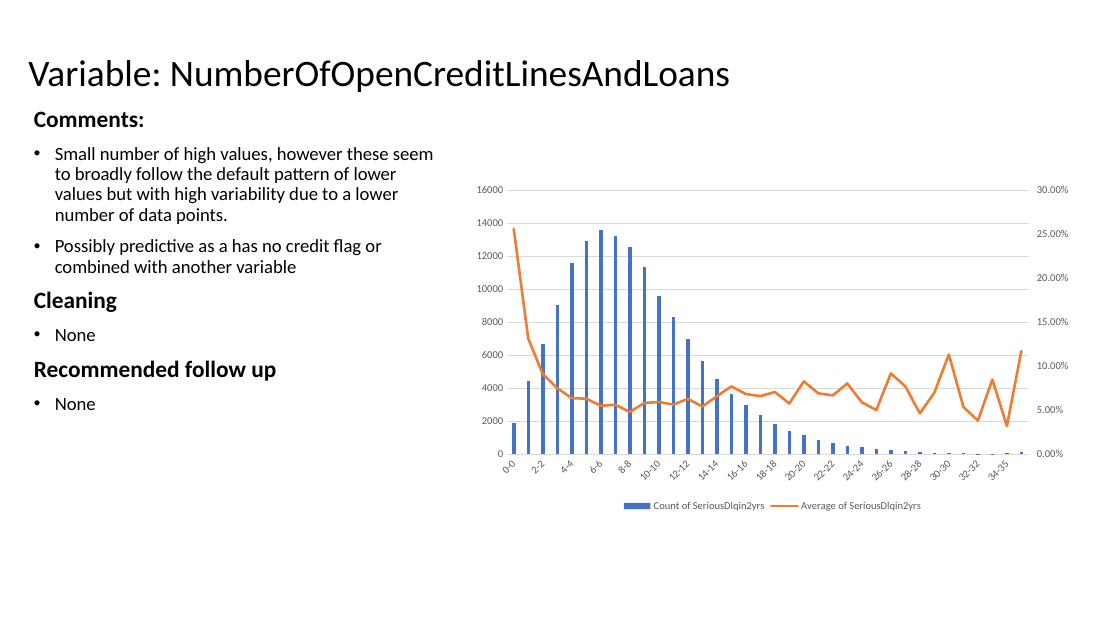
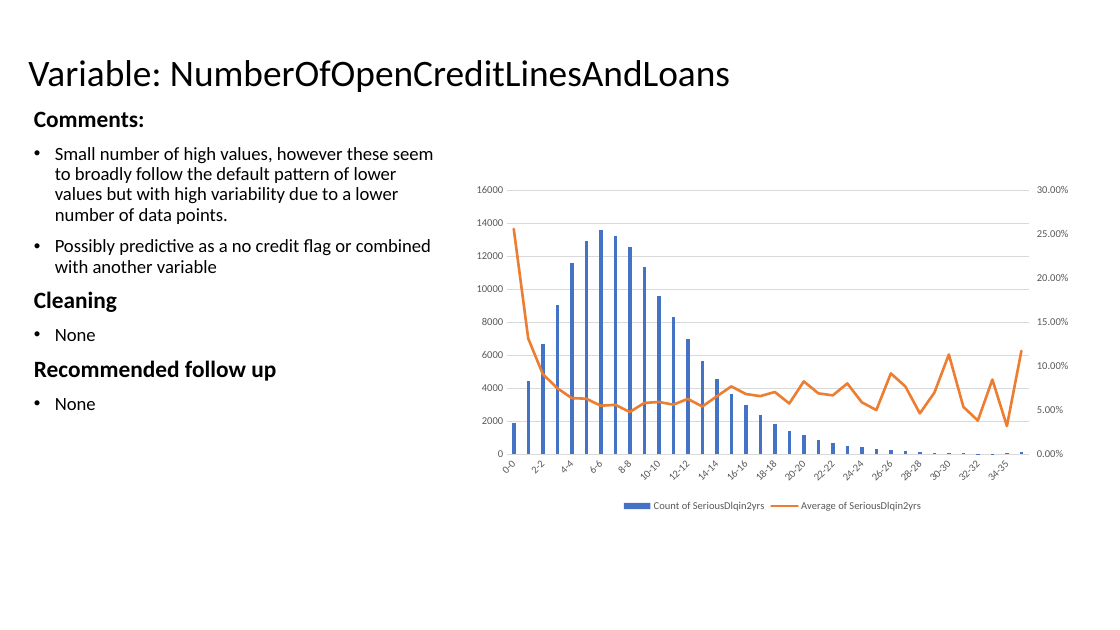
Before and after one commit to matthewjones-perth/givemesomecredit, a slide deck: slide 13 of Paidy Dataset Exercise.pptm. Drawn at 1120x630 pixels with LibreOffice and Linux fonts; fonts in the diff are those of the drawing. Boxes give left, top, right and bottom in pixels: in the first picture for what was removed or moved away, otherwise in the second. Text is boxed around its words. In the diff, an @@ line names an element or a change of style, - is before the commit and + after.

```diff
--- a/Paidy Dataset Exercise.pptm
+++ b/Paidy Dataset Exercise.pptm
@@ text at box(55, 239, 431, 273): text changed @@
-• Possibly predictive as a has no credit flag or combined with another variable
+• Possibly predictive as a no credit flag or combined with another variable
```
Also in this commit, not shown: 12 other slides changed.
